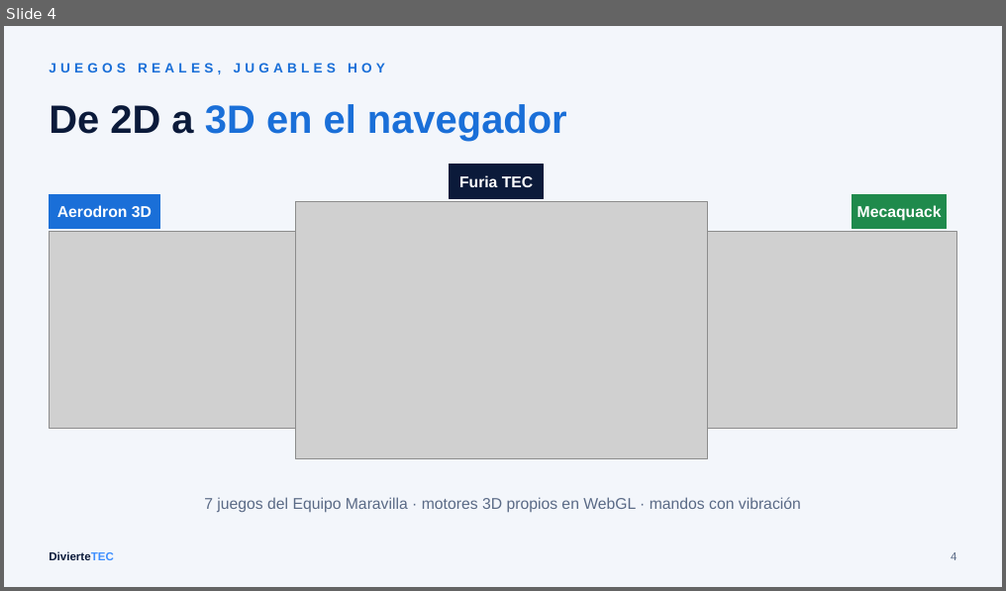
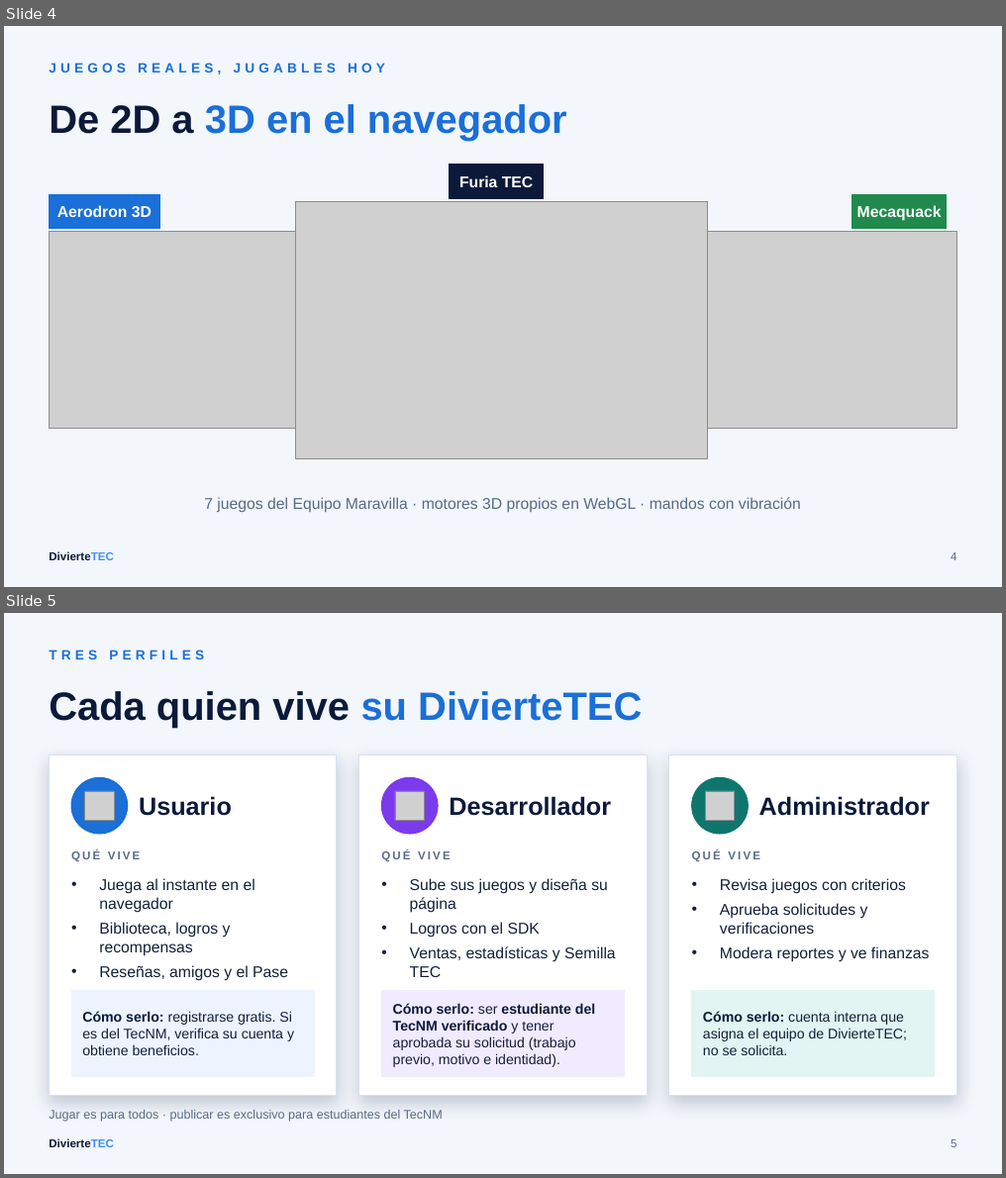
Before and after one commit to bymarvell117/DivierteTEC, a slide deck: presentacion/DivierteTEC-presentacion.pptx. Shown one above the other, each under a label of ours: slide 4 before the commit, slides 4 and 5 after it. The pictures are 1006x591 and 1006x1178 pixels, drawn with LibreOffice and Linux fonts; fonts in the diff are those of the drawing; grey boxes stand for pictures. Boxes give left, top, right and bottom in pixels: in the first picture for what was removed or moved away, otherwise in the second. Text is boxed around its words. In the diff, an @@ line names an element or a change of style, - is before the commit and + after.

```diff
--- a/presentacion/DivierteTEC-presentacion.pptx
+++ b/presentacion/DivierteTEC-presentacion.pptx
@@ slide 5 added at (4,613,1002,1174), background #F3F6FB @@
@@ text added at (49,650,204,660), 13 pt, text #1A6FD8, bold @@
+TRES PERFILES
@@ text added at (49,691,642,728), 38 pt, text #0B1A3A, bold @@
+Cada quien vive su DivierteTEC
@@ rectangle added at (49,756,337,1096), fill #FFFFFF, outline #D9E2F1 1 pt @@
@@ rectangle added at (358,756,647,1096), fill #FFFFFF, outline #D9E2F1 1 pt @@
@@ rectangle added at (669,756,957,1096), fill #FFFFFF, outline #D9E2F1 1 pt @@
@@ ellipse added at (71,777,128,834), fill #1A6FD8, outline #1A6FD8 1 pt @@
@@ ellipse added at (381,777,438,834), fill #7C3AED, outline #7C3AED 1 pt @@
@@ ellipse added at (692,777,748,834), fill #0F766E, outline #0F766E 1 pt @@
@@ picture added at (85,791,114,820) @@
@@ text added at (139,796,232,816), 24 pt, text #0B1A3A, bold @@
+Usuario
@@ picture added at (395,791,424,820) @@
@@ text added at (449,796,611,816), 24 pt, text #0B1A3A, bold @@
+Desarrollador
@@ picture added at (706,791,735,820) @@
@@ text added at (759,796,930,816), 24 pt, text #0B1A3A, bold @@
+Administrador
@@ text added at (71,852,141,861), 11 pt, text #5A6A86, bold @@
+QUÉ VIVE
@@ text added at (99,878,288,981), 15 pt, text #13203A @@
+• Juega al instante en el navegador
+• Biblioteca, logros y recompensas
+• Reseñas, amigos y el Pase
@@ text added at (381,851,450,861), 11 pt, text #5A6A86, bold @@
+QUÉ VIVE
@@ text added at (692,851,760,861), 11 pt, text #5A6A86, bold @@
+QUÉ VIVE
@@ text added at (720,878,930,962), 15 pt, text #13203A @@
+• Revisa juegos con criterios
+• Aprueba solicitudes y verificaciones
+• Modera reportes y ve finanzas
@@ text added at (410,922,616,977), 15 pt, text #13203A @@
+• Sube sus juegos y diseña su página
+• Logros con el SDK
+• Ventas, estadísticas y Semilla TEC
@@ rectangle added at (71,991,314,1077), fill #EEF4FF, outline #EEF4FF 1 pt @@
@@ rectangle added at (381,991,624,1077), fill #F1EBFF, outline #F1EBFF 1 pt @@
@@ rectangle added at (692,991,935,1077), fill #E3F5F2, outline #E3F5F2 1 pt @@
@@ text added at (82,1011,294,1056), 13.5 pt, text #13203A @@
+Cómo serlo: registrarse gratis. Si es del TecNM, verifica su cuenta y obtiene beneficios.
@@ text added at (393,1003,595,1067), 13.5 pt, text #13203A @@
+Cómo serlo: ser estudiante del TecNM verificado y tener aprobada su solicitud (trabajo previo, motivo e identidad).
@@ text added at (703,1011,907,1056), 13.5 pt, text #13203A @@
+Cómo serlo: cuenta interna que asigna el equipo de DivierteTEC; no se solicita.
@@ text added at (49,1110,443,1122), 12 pt, text #5A6A86 @@
+Jugar es para todos · publicar es exclusivo para estudiantes del TecNM
@@ text added at (49,1139,114,1148), 11 pt, text #0B1A3A, bold @@
+DivierteTEC
@@ text added at (950,1140,956,1148), 11 pt, text #5A6A86 @@
+5
```
Also in this commit, not shown: 8 slides changed, 25 other files.
